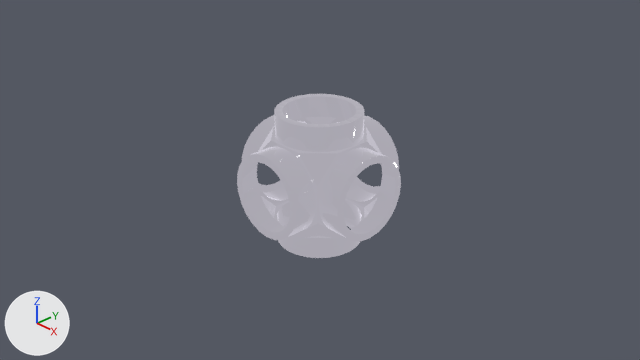
Renders of the Blender file Models/Squad/Spaces/stationHub.blend from each side of a commit.
Both versions are drawn from the file's camera 'Camera'. Arrows for +X, +Y and +Z are at lower left; the lights stay in place.

In view in the first picture: 'shell'.
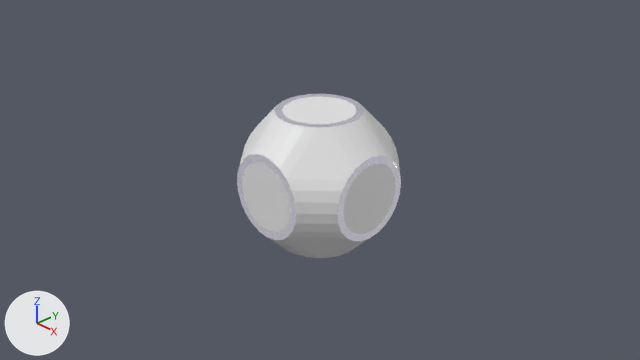
Location of each change, (x1, y1, x2, y2) in pixels of the pictures (640 x 360 px):
'depthMask', added
    after: (237, 94, 401, 258)
'shell', unchanged, covered by the edit
    before: (237, 94, 401, 258)
    after: (237, 94, 401, 241)

Patch to the scene script:
```diff
--- a/Models/Squad/Spaces/stationHub.blend.py
+++ b/Models/Squad/Spaces/stationHub.blend.py
@@ mat_material @@
+mat_material = principled_material('Material')
+mat_material.base_color = (0.8, 0.8, 0.8)  # white #e7e7e7
@@ me_stationhub_002 @@
+me_stationhub_002.from_pydata(...)  # 144 vertices, 212 faces; spans x -0.89..0.89, y -0.89..0.89, z -0.89..0.89
+me_stationhub_002.materials.append(mat_material)  # white #e7e7e7
@@ ob_depthmask @@
+ob_depthmask = bpy.data.objects.new('depthMask', me_stationhub_002)
+ob_depthmask.parent = ob_freeiva
+ob_depthmask.location = (0.0, 0.0, 0.0)
```
